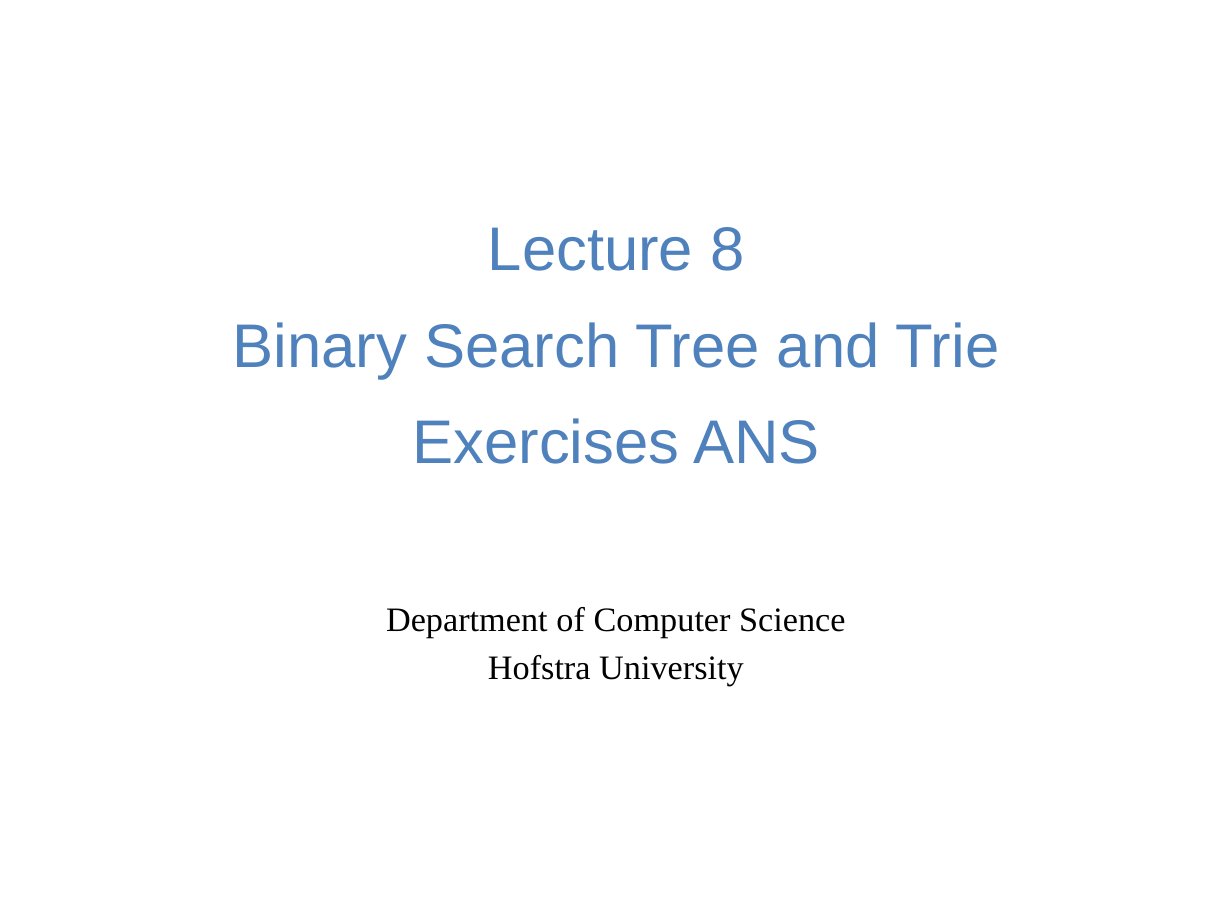
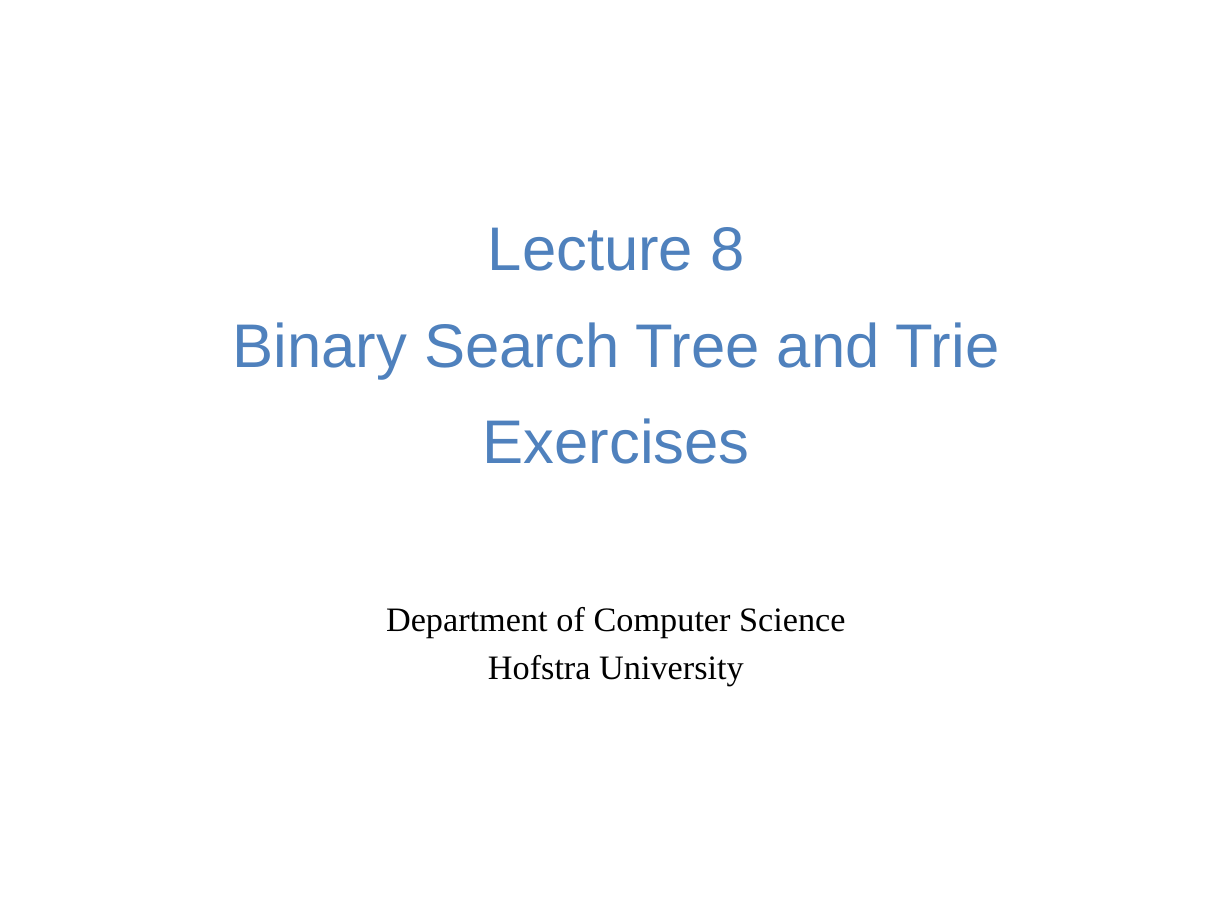
Before and after one commit to guhofstra/CSC111Fa25, a slide deck: slide 1 of PPTs/Lecture 8-binary search tree exercises.pptx. Drawn at 1232x924 pixels with LibreOffice and Linux fonts; fonts in the diff are those of the drawing. Boxes give left, top, right and bottom in pixels: in the first picture for what was removed or moved away, otherwise in the second. Text is boxed around its words. In the diff, an @@ line names an element or a change of style, - is before the commit and + after.

```diff
--- a/PPTs/Lecture 8-binary search tree exercises.pptx
+++ b/PPTs/Lecture 8-binary search tree exercises.pptx
@@ title at (x1=233, y1=227, x2=1000, y2=464): text changed @@
-Lecture 8
-Binary Search Tree and Trie Exercises ANS
+Lecture 8
+Binary Search Tree and Trie Exercises
```
Also in this commit, not shown: 5 other slides changed, 4 other files.
